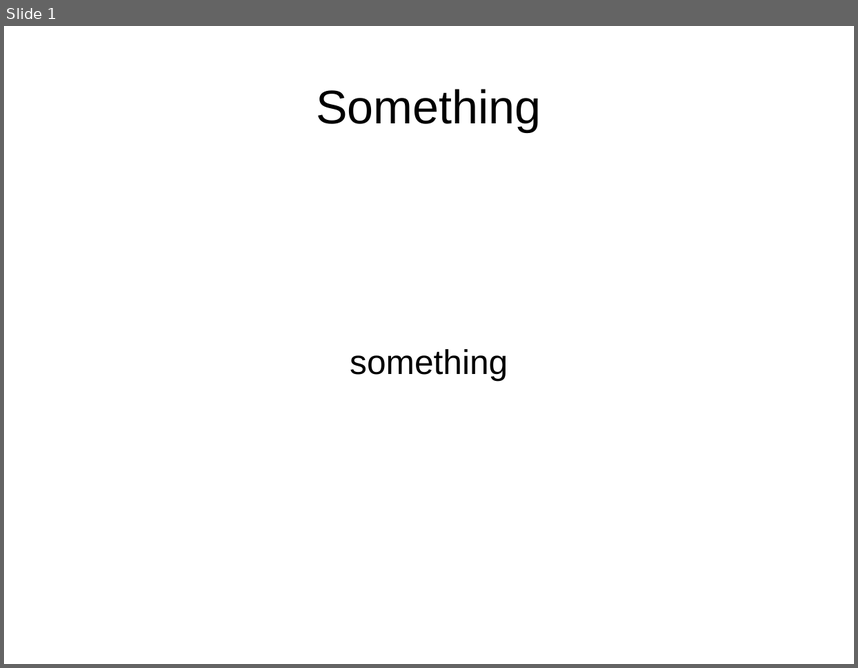
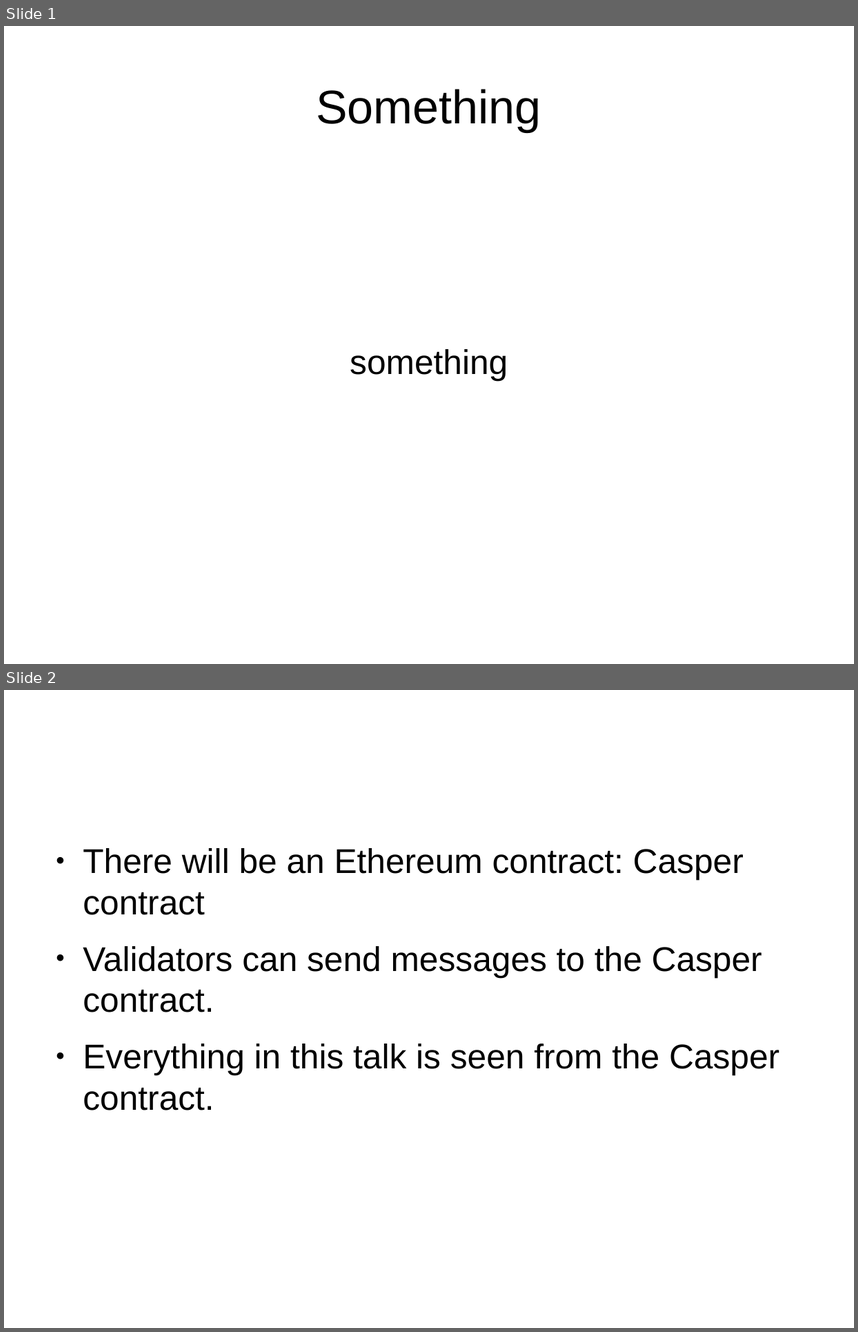
Before and after one commit to palmskog/pos, a slide deck: slide.odp. Shown one above the other, each under a label of ours: slide 1 before the commit, slides 1 and 2 after it. The pictures are 858x668 and 858x1332 pixels, drawn with LibreOffice and Linux fonts; fonts in the diff are those of the drawing. Boxes give left, top, right and bottom in pixels: in the first picture for what was removed or moved away, otherwise in the second. Text is boxed around its words. In the diff, an @@ line names an element or a change of style, - is before the commit and + after.

```diff
--- a/slide.odp
+++ b/slide.odp
@@ slide 2 added at [4, 690, 854, 1328], background #FFFFFF @@
@@ text added at [83, 848, 780, 1110], 32 pt, text #000000 @@
+● There will be an Ethereum contract: Casper contract
+● Validators can send messages to the Casper contract.
+● Everything in this talk is seen from the Casper contract.
```
Also in this commit, not shown: 1 slide changed, 14 other slides added.
